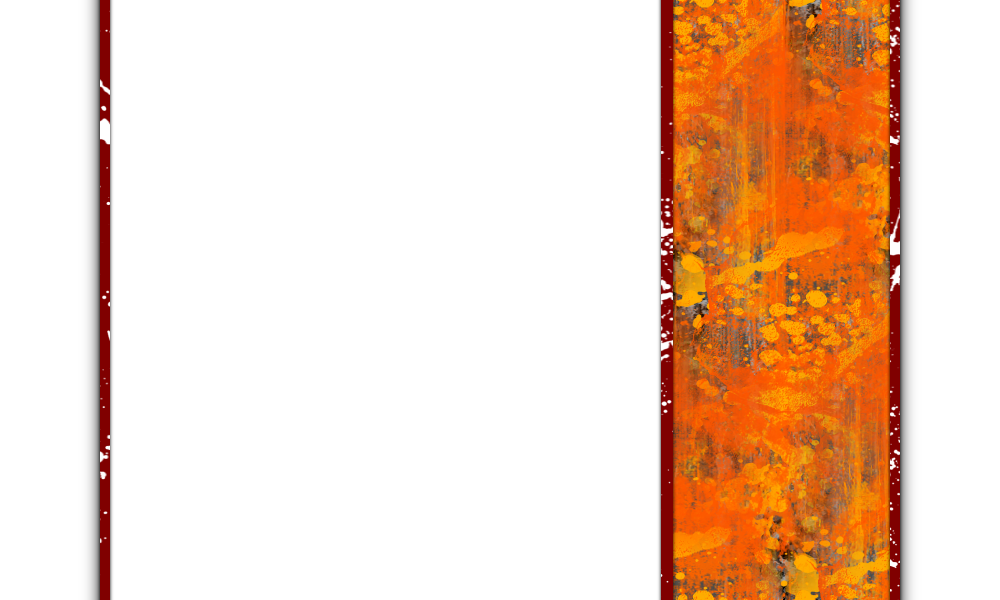
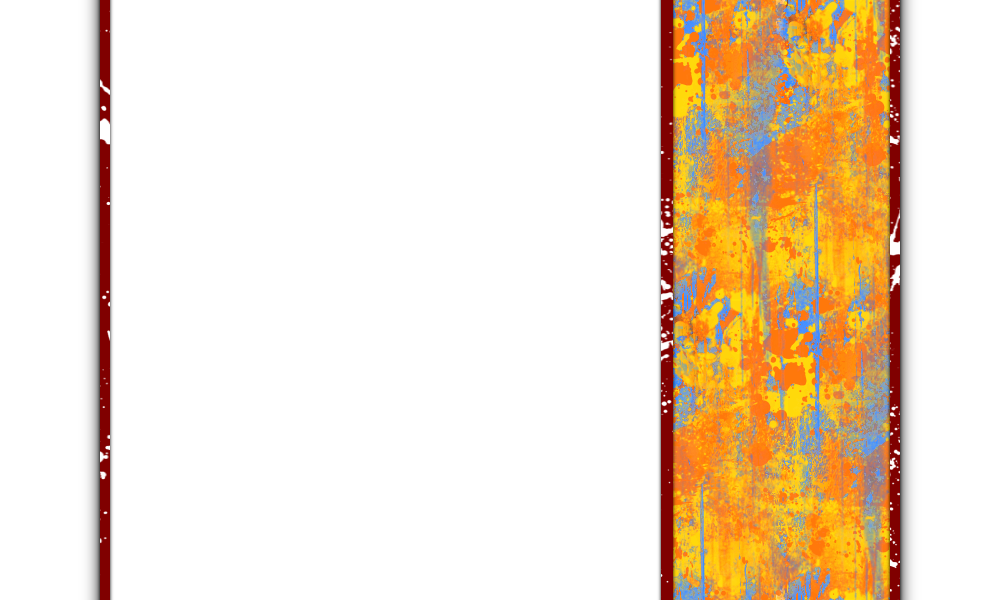
Revision of a layered 1000px x 600px image; what changed, layer by layer:
painted on "Copie de Arrière-plan" over left=673, top=0, right=890, bottom=600
